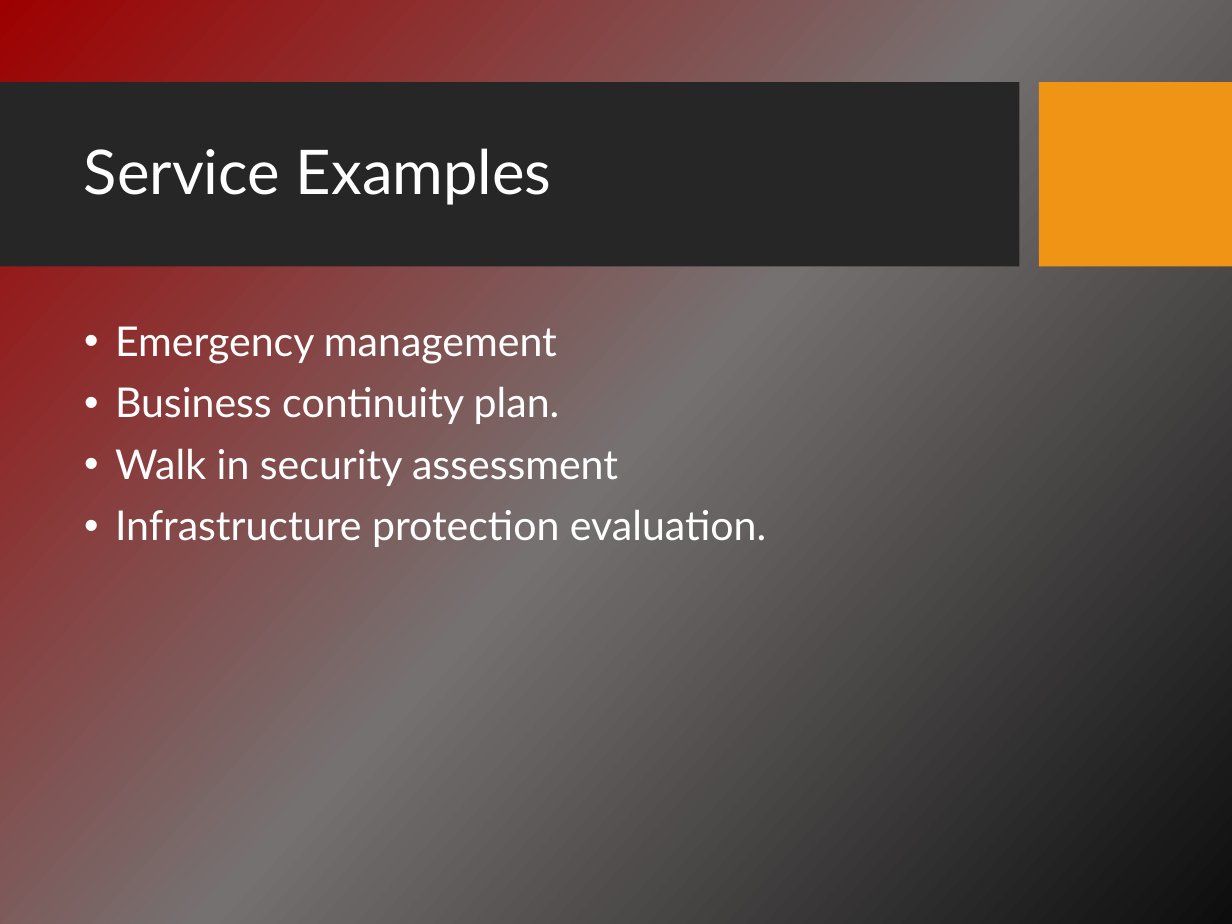
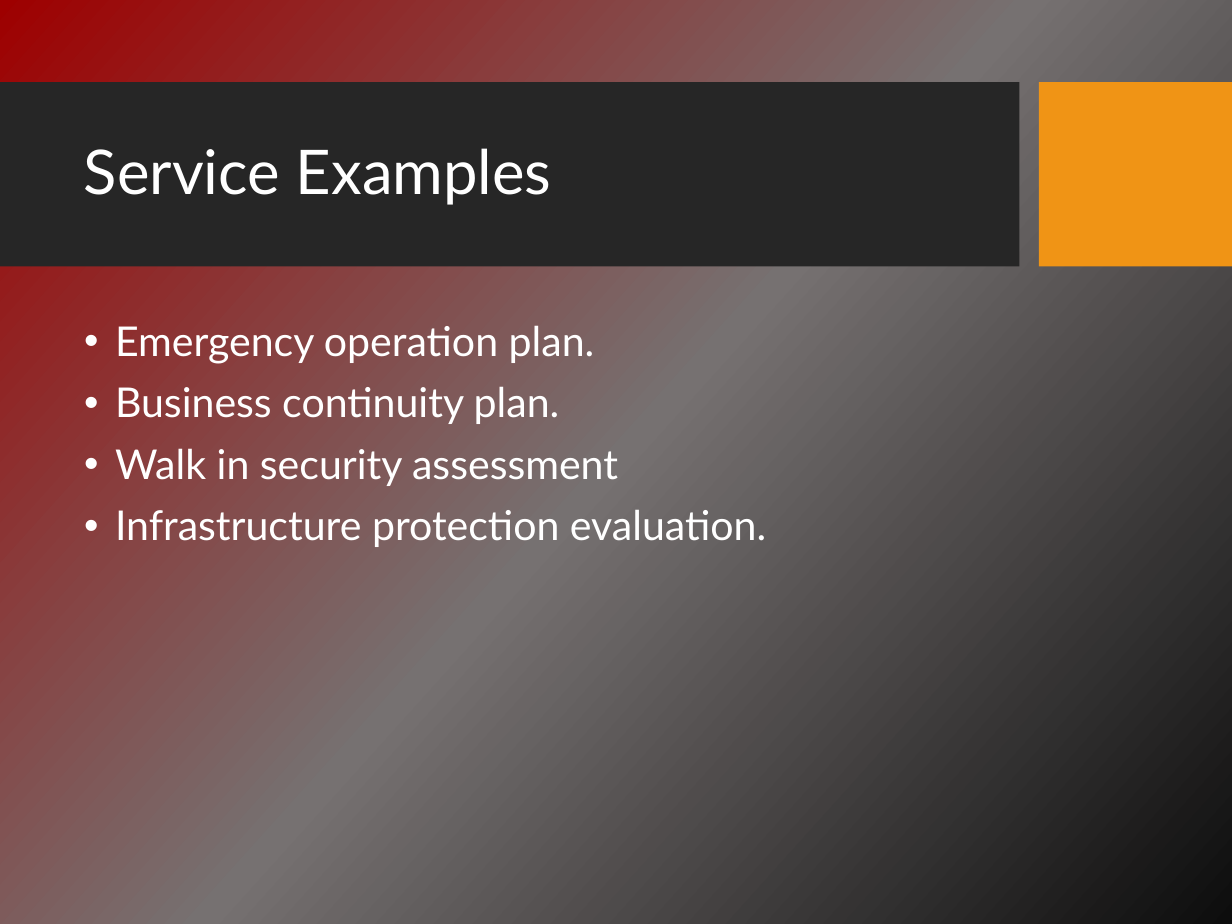
Before and after one commit to asmaalbarakati/Dayesda, a slide deck: slide 3 of Presentation.pptx. Drawn at 1232x924 pixels with LibreOffice and Linux fonts; fonts in the diff are those of the drawing; background and template pictures are left out. Boxes give left, top, right and bottom in pixels: in the first picture for what was removed or moved away, otherwise in the second. Text is boxed around its words. In the diff, an @@ line names an element or a change of style, - is before the commit and + after.

```diff
--- a/Presentation.pptx
+++ b/Presentation.pptx
@@ text at <box>115,326,595,364</box>: text changed @@
-• Emergency management
+• Emergency operation plan.
```
Also in this commit, not shown: 6 other slides changed, 1 other file.
